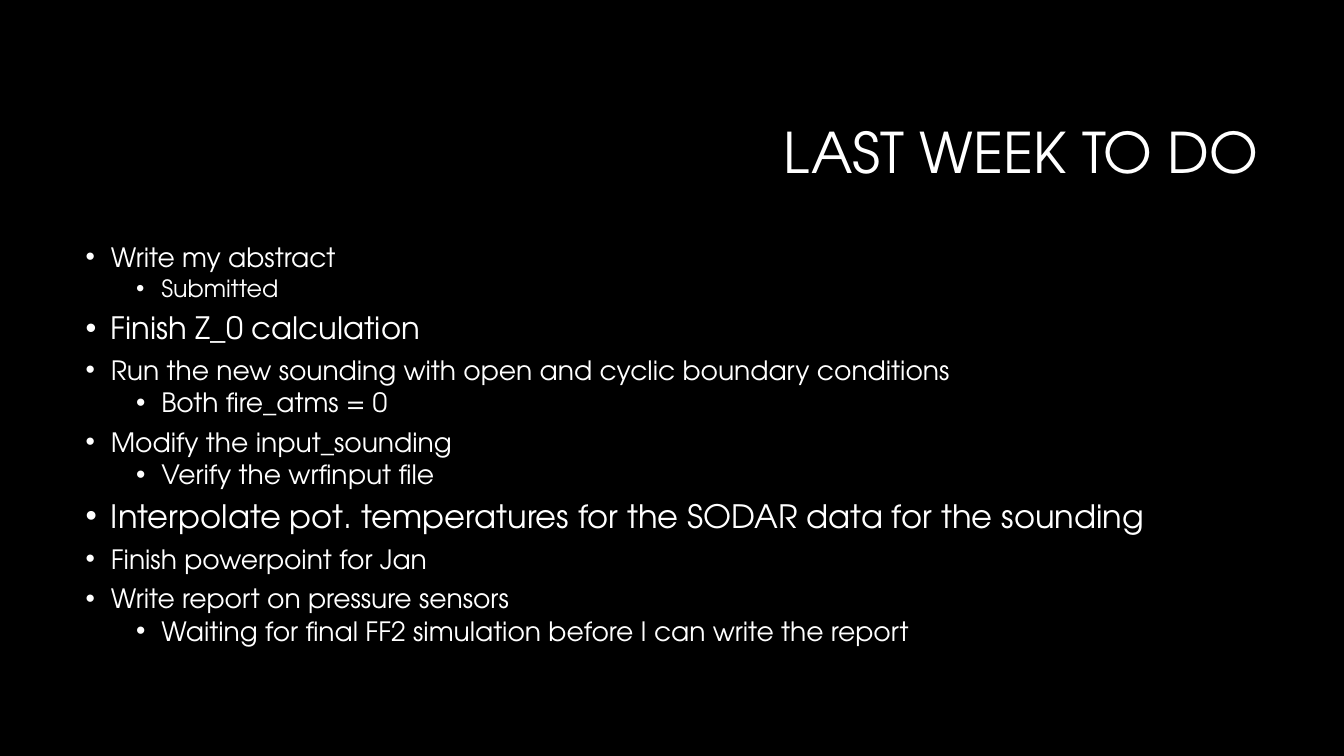
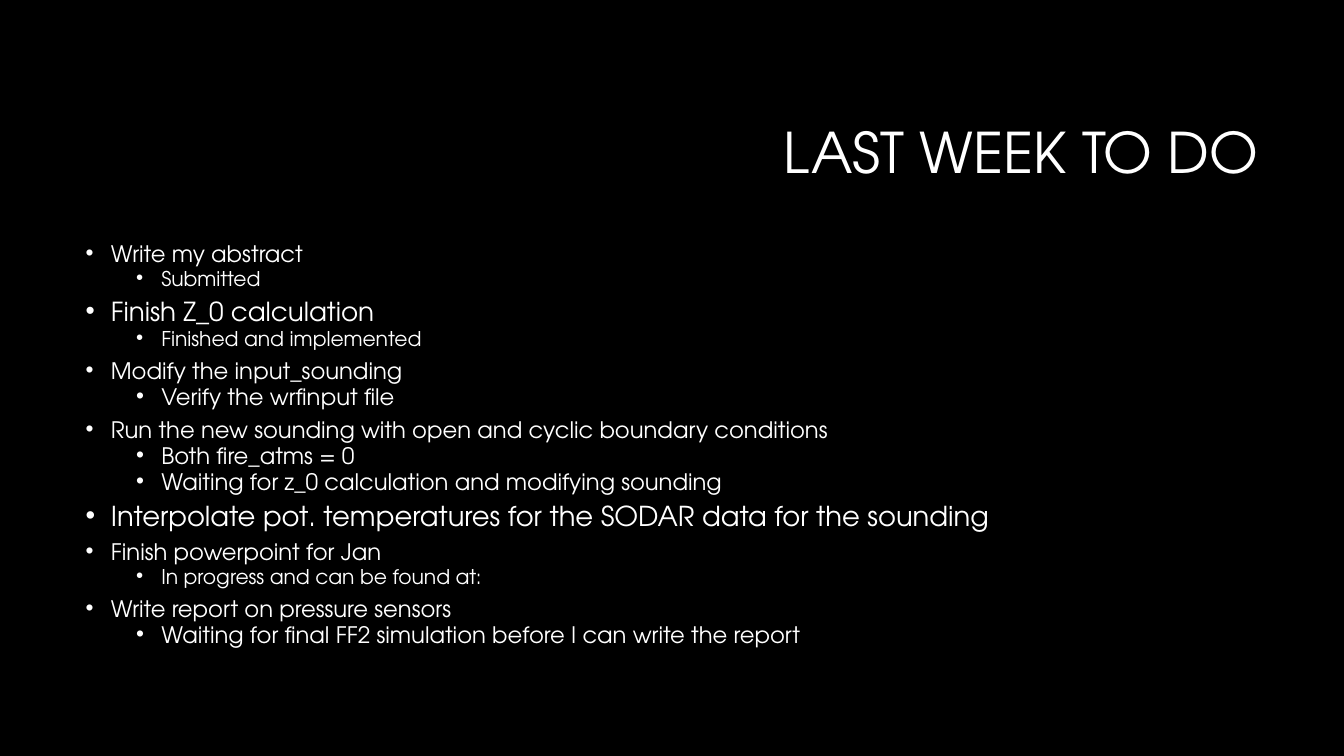
Before and after one commit to Jeremy-Benik/Meeting_Notes, a slide deck: slide 2 of 08262022_Presentation.pptx. Drawn at 1344x756 pixels with LibreOffice and Linux fonts; fonts in the diff are those of the drawing; background and template pictures are left out. Boxes give left, top, right and bottom in pixels: in the first picture for what was removed or moved away, otherwise in the second. Text is boxed around its words. In the diff, an @@ line names an element or a change of style, - is before the commit and + after.

Commit message:
Updating powerpoints and adding directories

```diff
--- a/08262022_Presentation.pptx
+++ b/08262022_Presentation.pptx
@@ text at (x1=111, y1=245, x2=988, y2=648): size 19 to 16.1 pt in "Write my abstract", "Run the new sounding with open and ...", "Both fire_atms = 0", "Finish powerpoint for Jan" and 2 more places; size 17 to 14.4 pt in "Submitted"; size 22 to 18.7 pt in "Finish Z_0 calculation"; size 23 to 19.6 pt in "Interpolate pot. temperatures for the SODAR data ..."; line spacing 0.8 to 0.7 @@
@@ text at (x1=111, y1=331, x2=422, y2=410): paragraphs added @@
+  • Finished and implemented
+• Modify the input_sounding
+  • Verify the wrfinput file
@@ text at (x1=161, y1=466, x2=721, y2=495): text changed; size 19 to 16.1 pt @@
-• Modify the input_sounding
-  • Verify the wrfinput file
+  • Waiting for z_0 calculation and modifying sounding
@@ text at (x1=161, y1=563, x2=482, y2=589): paragraph added @@
+  • In progress and can be found at:
```
Also in this commit, not shown: 3 slides added, 5 other files.
